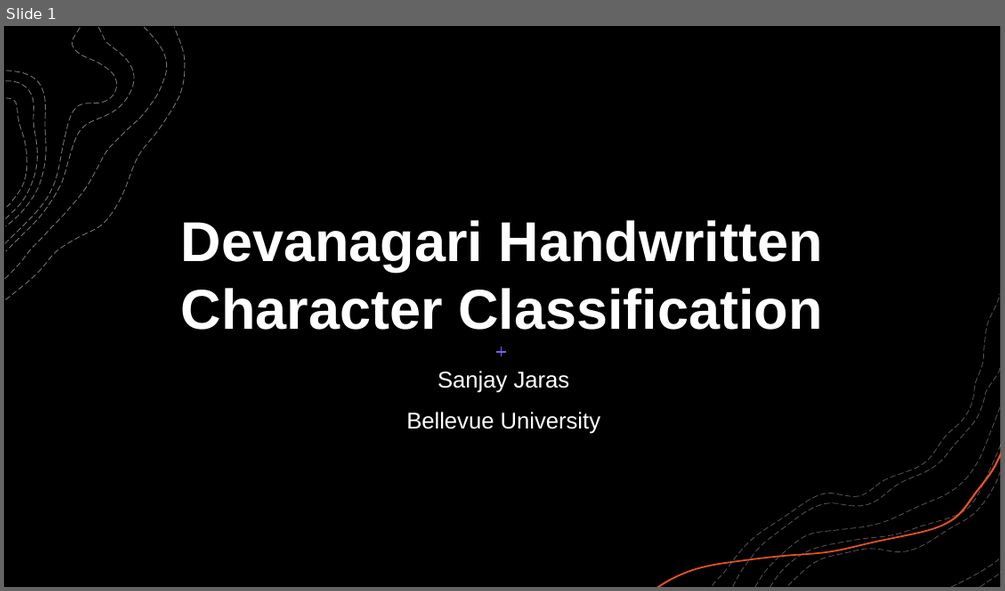
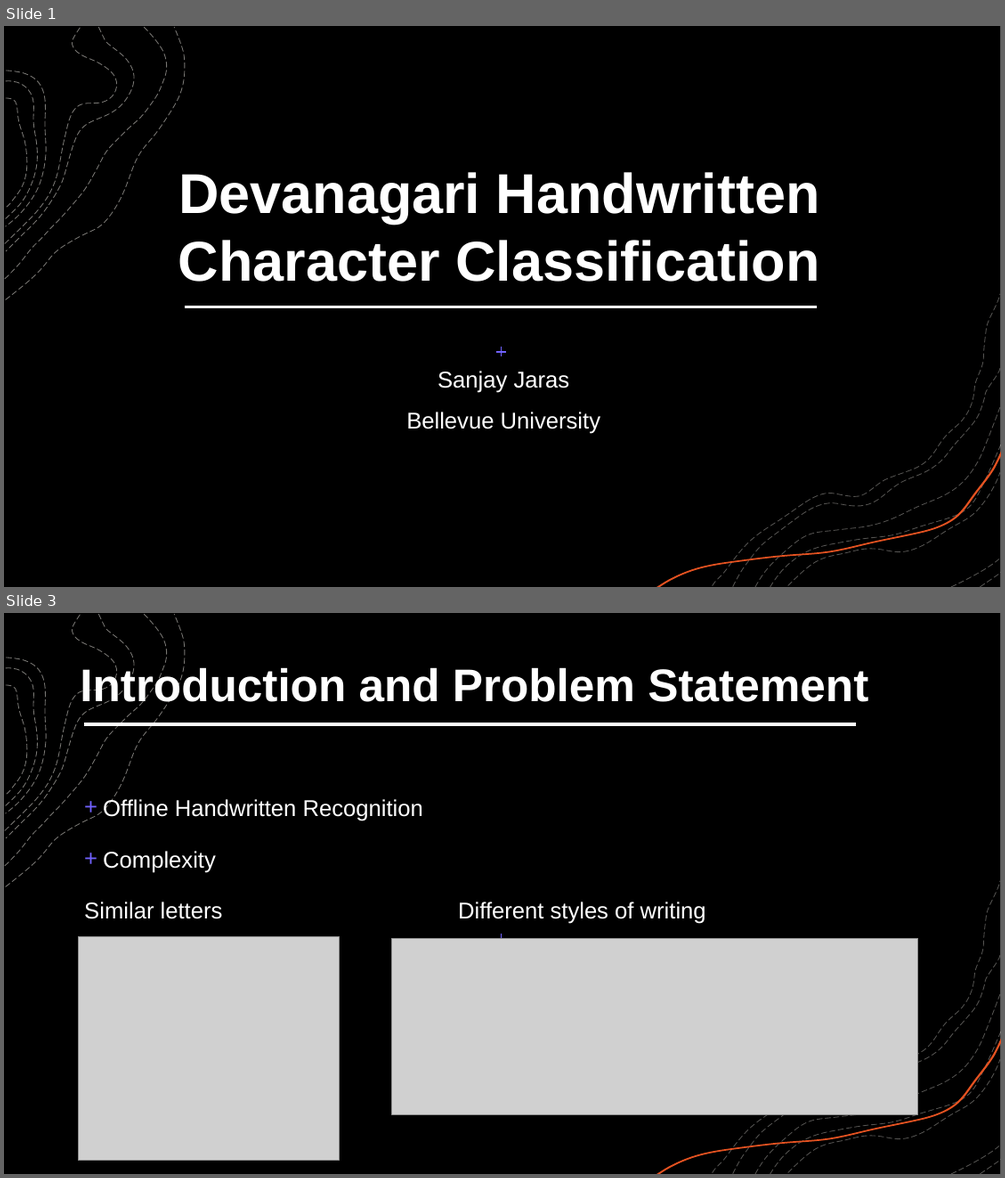
Before and after one commit to sanjayjaras/sanjayjaras.github.io, a slide deck: Projects/Handwritten-Devanagari-Char-Classification/Project Presentation4.pptx. Shown one above the other, each under a label of ours: slide 1 before the commit, slides 1 and 3 after it; the slides between them are not shown. The pictures are 1005x591 and 1005x1178 pixels, drawn with LibreOffice and Linux fonts; fonts in the diff are those of the drawing; grey boxes stand for pictures; background and template pictures are left out; a plain dark background stands for a picture behind light text. Boxes give left, top, right and bottom in pixels: in the first picture for what was removed or moved away, otherwise in the second. Text is boxed around its words. In the diff, an @@ line names an element or a change of style, - is before the commit and + after.

```diff
--- a/Projects/Handwritten-Devanagari-Char-Classification/Project Presentation4.pptx
+++ b/Projects/Handwritten-Devanagari-Char-Classification/Project Presentation4.pptx
@@ slide 3 added at box(4, 613, 1001, 1174), background picture (left out); not listed: 11 template elements that a slide beside it also shows @@
@@ rectangle added at box(4, 613, 1001, 1174), fill #FFFFFF, outline #F2F2F2 1 pt @@
@@ rectangle added at box(4, 613, 1001, 1174), fill #000000 @@
@@ text added at box(80, 665, 868, 710), 44 pt, text #FFFFFF, bold @@
+Introduction and Problem Statement
@@ group added at box(5, 615, 185, 887): 7 freeform shapes @@
@@ line added from (85, 724) to (857, 724), #FFFFFF 3 pt @@
@@ text added at box(84, 799, 706, 924), 22 pt, text #FFFFFF @@
++ Offline Handwritten Recognition
++ Complexity
+Similar letters Different styles of writing
@@ picture added at box(78, 936, 339, 1159) @@
@@ picture added at box(391, 938, 918, 1114) @@
@@ line added from (497, 939) to (507, 939), #7162FE 1 pt @@
@@ line added from (502, 933) to (502, 943), #7162FE 1 pt @@
@@ group added at box(657, 881, 1001, 1174): 8 freeform shapes @@
@@ slide 1 changed as well @@
@@ title "Devanagari Handwritten Character Classification": place and size @@
-title "Devanagari Handwritten Character Classification" at box(181, 220, 823, 329)
+title "Devanagari Handwritten Character Classification" at box(178, 172, 820, 281)
@@ line added from (185, 306) to (817, 306), #FFFFFF 3 pt @@
```
Also in this commit, not shown: 14 other slides added, 2 other files.
